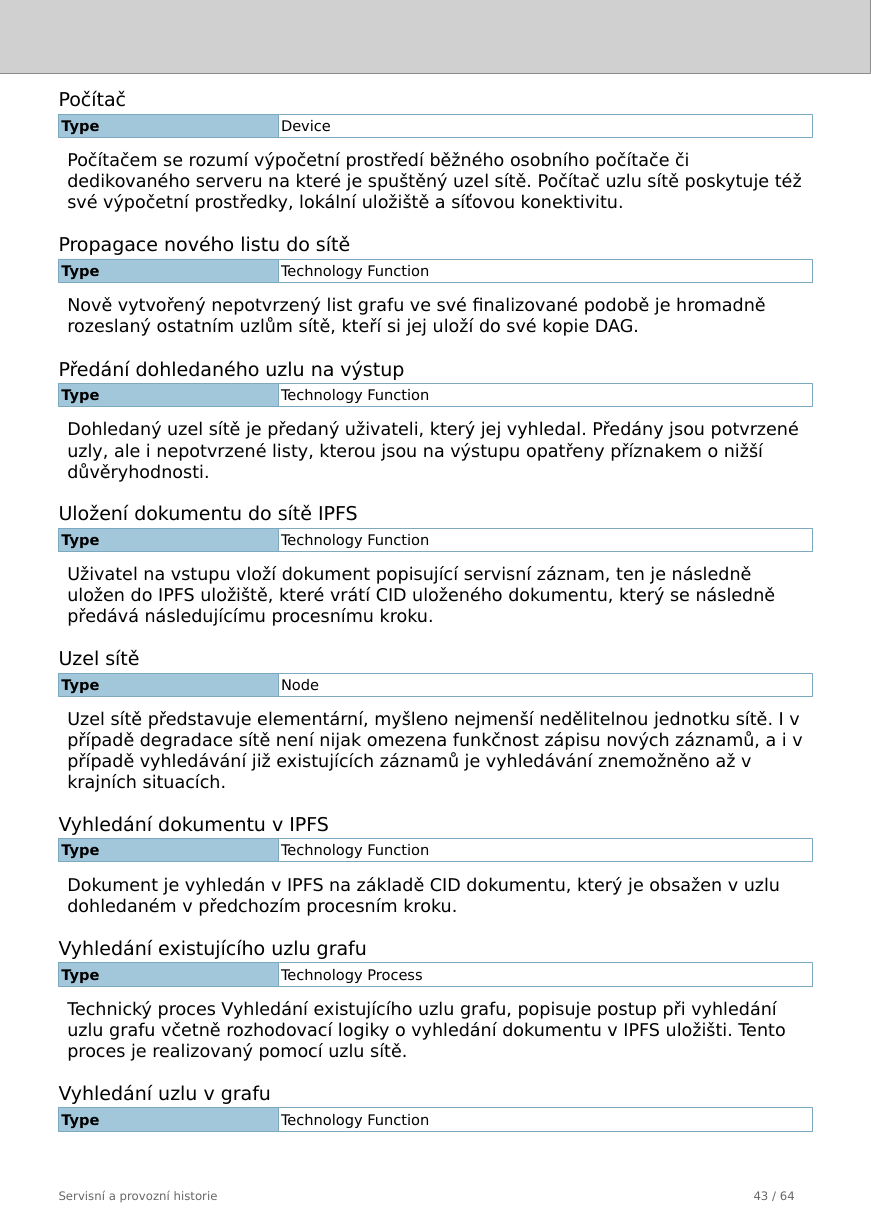
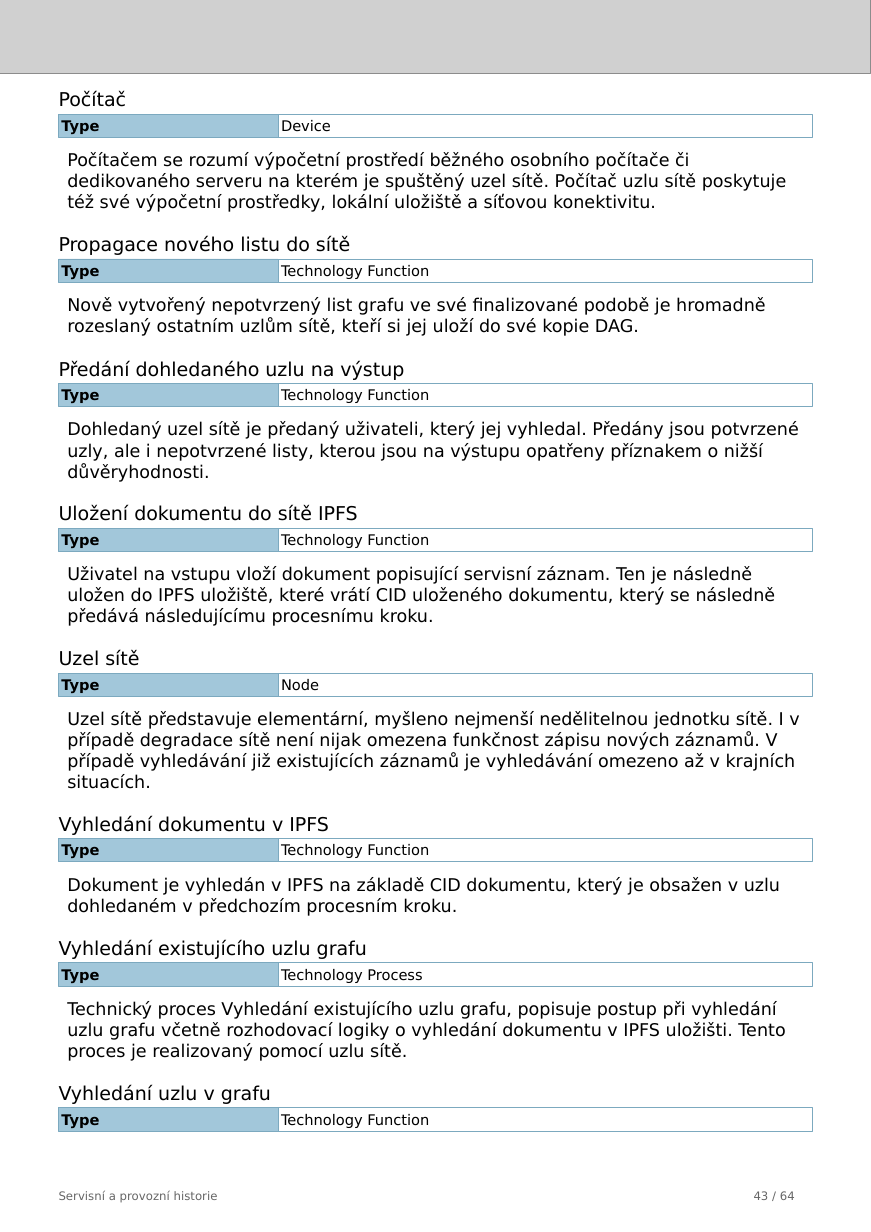
Before and after one commit to friedmannmartin/servisni_a_provozni_historie, a slide deck: slide 43 of report/jasper/servisni_a_provozni_historie.pptx. Drawn at 871x1232 pixels with LibreOffice and Linux fonts; fonts in the diff are those of the drawing; grey boxes stand for pictures. Boxes give left, top, right and bottom in pixels: in the first picture for what was removed or moved away, otherwise in the second. Text is boxed around its words. In the diff, an @@ line names an element or a change of style, - is before the commit and + after.

```diff
--- a/report/jasper/servisni_a_provozni_historie.pptx
+++ b/report/jasper/servisni_a_provozni_historie.pptx
@@ text at (67, 152, 787, 212): text changed @@
-Počítačem se rozumí výpočetní prostředí běžného osobního počítače či dedikovaného serveru na které je spuštěný uzel sítě. Počítač uzlu sítě poskytuje též své výpočetní prostředky, lokální uložiště a síťovou konektivitu.
+Počítačem se rozumí výpočetní prostředí běžného osobního počítače či dedikovaného serveru na kterém je spuštěný uzel sítě. Počítač uzlu sítě poskytuje též své výpočetní prostředky, lokální uložiště a síťovou konektivitu.
@@ text at (67, 567, 776, 626): text changed @@
-Uživatel na vstupu vloží dokument popisující servisní záznam, ten je následně uložen do IPFS uložiště, které vrátí CID uloženého dokumentu, který se následně předává následujícímu procesnímu kroku.
+Uživatel na vstupu vloží dokument popisující servisní záznam. Ten je následně uložen do IPFS uložiště, které vrátí CID uloženého dokumentu, který se následně předává následujícímu procesnímu kroku.
@@ text at (67, 711, 799, 789): text changed @@
-Uzel sítě představuje elementární, myšleno nejmenší nedělitelnou jednotku sítě. I v případě degradace sítě není nijak omezena funkčnost zápisu nových záznamů, a i v případě vyhledávání již existujících záznamů je vyhledávání znemožněno až v krajních situacích.
+Uzel sítě představuje elementární, myšleno nejmenší nedělitelnou jednotku sítě. I v případě degradace sítě není nijak omezena funkčnost zápisu nových záznamů. V případě vyhledávání již existujících záznamů je vyhledávání omezeno až v krajních situacích.
```
Also in this commit, not shown: 7 other slides changed, 24 other files.
